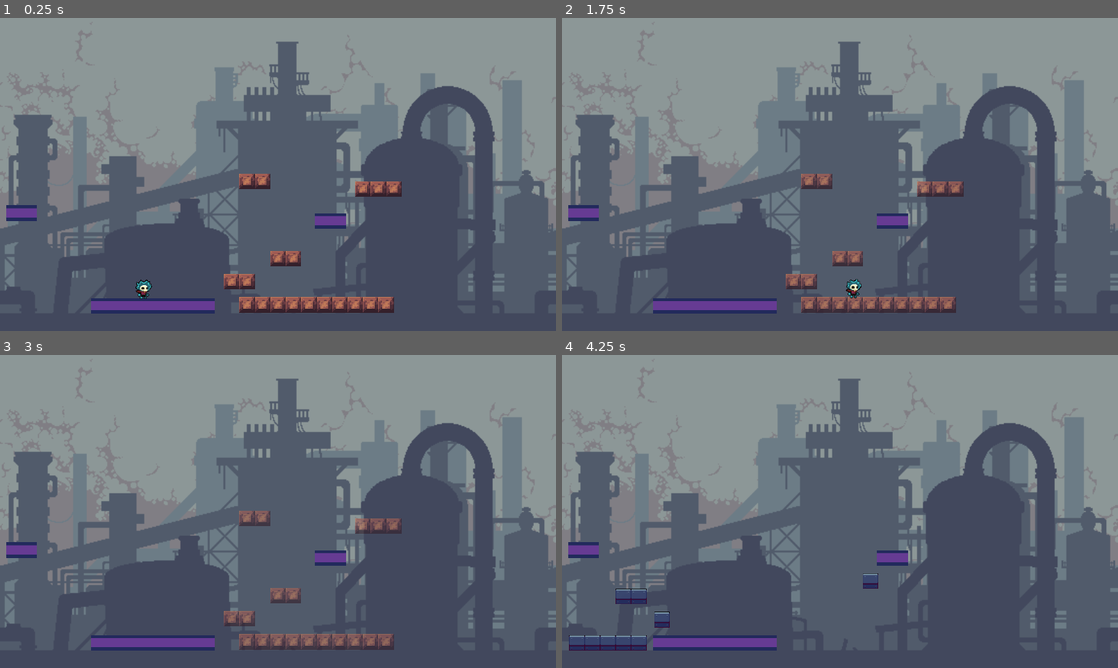
Above: before the commit, frames 1-4 (two rows, left to right).
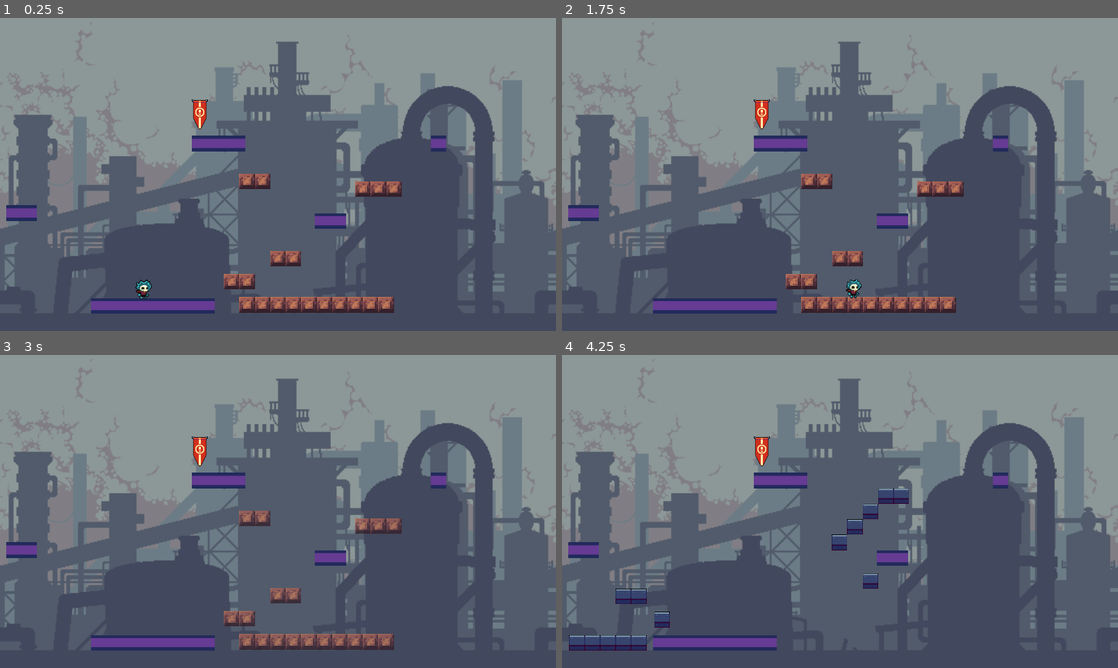
Above: after the commit, the same moments.

Repository: matisothers/BetweenWorlds
Game: Godot game, scene res://scenes/main.tscn
Same seed, same stepped clock (60 frames per second), same inputs: the game is played once before the commit and once after it.
Inputs:
- Up to frame 1 (0.25 s): no input
- Up to frame 2 (1.75 s): tap Enter at 0.5 s; hold Right (ui_right) from 0.53 s (still down); tap S (change) at 0.6, 1.35 s; tap A (jump) at 0.77, 1.52 s
- Up to frame 3 (3 s): release Right (ui_right) at 2.03 s; hold Left (ui_left) 2.03-2.78 s; tap S (change) at 2.1, 2.85 s; hold Right (ui_right) from 2.78 s (still down)
- Up to frame 4 (4.25 s): keep holding Right (ui_right); tap A (jump) at 3.02, 3.77 s; tap Space at 3.5 s; tap S (change) at 3.6 s

The runs differ from the first frame. In frame 1, 0.8% of the frame differs, in the area x 34-81%, y 26-43%; in frame 2, 1.0%; in frame 3, 0.8%; in frame 4, 1.5%, in the area x 34-81%, y 26-63%.

Commit message:
add flag

Diff:
--- a/scenes/main.tscn
+++ b/scenes/main.tscn
@@ -6,6 +6,7 @@
 [ext_resource type="Texture2D" uid="uid://bosnr52trhqqn" path="res://futuristic/1 Tiles/IndustrialTile_05.png" id="3_dxk71"]
 [ext_resource type="Texture2D" uid="uid://qitsg6vaw2cf" path="res://nature/Assets/Assets.png" id="4_y5gbp"]
 [ext_resource type="PackedScene" uid="uid://b4iyv6reyvo1" path="res://scenes/player.tscn" id="5_kx4td"]
+[ext_resource type="Texture2D" uid="uid://bv8mx4k8obqti" path="res://futuristic/3 Objects/Flag.png" id="7_55l5t"]
 
 [sub_resource type="TileSetAtlasSource" id="TileSetAtlasSource_kcu7a"]
 texture = ExtResource("2_hui56")
@@ -1753,13 +1754,13 @@
 position = Vector2(-3, 36)
 tile_set = SubResource("TileSet_8v3mm")
 format = 2
-layer_0/tile_data = PackedInt32Array(2228236, 0, 0, 2293772, …(751 unchanged characters)…  1, 1507372, 65536, 0, 1572908, 65536, 1)
+layer_0/tile_data = PackedInt32Array(2228236, 0, 0, 2293772, …(751 unchanged characters)…  1, 1507372, 65536, 0, 1572908, 65536, 1, 851995, 0, 0, 917531, 0, 1, 851996, 0, 0, 917532, 0, 1, 851993, 0, 0, 917529, 0, 1, 851994, 65536, 0, 917530, 65536, 1, 851997, 65536, 0, 917533, 65536, 1, 851998, 0, 0, 917534, 0, 1, 851999, 65536, 0, 917535, 65536, 1, 852024, 0, 0, 917560, 0, 1, 852025, 65536, 0, 917561, 65536, 1)
 
 [node name="TileMap_Futuristic" type="TileMap" parent="."]
 position = Vector2(-17, 36)
 tile_set = SubResource("TileSet_4vpix")
 format = 2
-layer_0/tile_data = PackedInt32Array(2228234, 2, 0, 2293770, …(547 unchanged characters)…  1, 1703977, 65538, 0, 1769513, 65538, 1)
+layer_0/tile_data = PackedInt32Array(2228234, 2, 0, 2293770, …(547 unchanged characters)…  1, 1703977, 65538, 0, 1769513, 65538, 1, 983082, 2, 0, 1048618, 2, 1, 983083, 65538, 0, 1048619, 65538, 1, 983084, 2, 0, 1048620, 2, 1, 983085, 65538, 0, 1048621, 65538, 1, 1376292, 2, 0, 1441828, 2, 1, 1376293, 65538, 0, 1441829, 65538, 1, 1114152, 2, 0, 1179688, 2, 1, 1114153, 65538, 0, 1179689, 65538, 1, 1245222, 2, 0, 1310758, 2, 1, 1245223, 65538, 0, 1310759, 65538, 1)
 
 [node name="TileMap_Nature" type="TileMap" parent="."]
 position = Vector2(0, 2)
@@ -1769,3 +1770,7 @@
 
 [node name="PlayerNode" parent="." instance=ExtResource("5_kx4td")]
 position = Vector2(298, 552)
+
+[node name="Flag" type="Sprite2D" parent="."]
+position = Vector2(414, 200)
+texture = ExtResource("7_55l5t")
--- a/scripts/main.gd
+++ b/scripts/main.gd
@@ -19,5 +19,5 @@
 		tile_map_nature.set_layer_enabled(0,(World.world+1)%2)
 		tile_map_futuristic.set_layer_enabled(0,World.world)
 
-	tile_map_futuristic.modulate.a = move_toward(tile_map_futuristic.modulate.a,World.world,0.01)
-	tile_map_nature.modulate.a = move_toward(tile_map_nature.modulate.a,(World.world+1)%2,0.01)
+	tile_map_futuristic.modulate.a = move_toward(tile_map_futuristic.modulate.a,World.world,0.1)
+	tile_map_nature.modulate.a = move_toward(tile_map_nature.modulate.a,(World.world+1)%2,0.1)
Not shown: 1 places in scenes/main.tscn that only renumber resources
